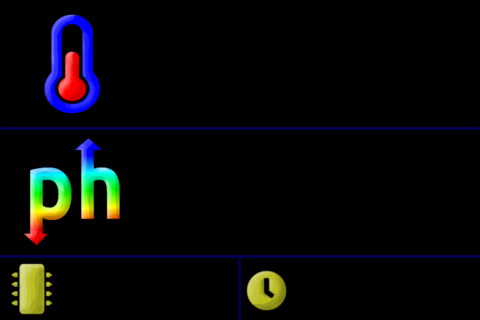
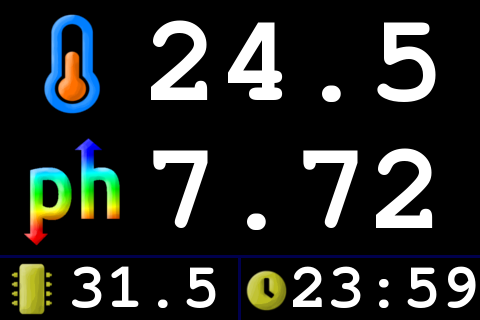
Comparing the layer stacks of the two (480, 320) images. Changes:
added group "Temp" with 2 layers above "Ph" over [44, 14, 436, 114]
renamed "24.5" to "TempValue", showed it, moved it into group "Temp" over [151, 20, 436, 102]
added layer "TempLabel" in group "Temp" over [44, 14, 100, 114]
added group "Ph" with 2 layers above "Bottom" over [153, 148, 433, 230]
renamed "7.72" to "PhValue", showed it, moved it into group "Ph" over [153, 148, 433, 230]
added group "Bottom" with 3 layers above "Sep" over [72, 266, 476, 308]
showed "31.5", moved it into group "Bottom" over [72, 266, 216, 308]
showed "23:59", moved it into group "Bottom" over [293, 266, 476, 308]
renamed "labels" to "labelsBottom", moved it into group "Bottom", painted on it over [11, 14, 287, 308]
painted on "Sep" over [0, 126, 480, 130]
